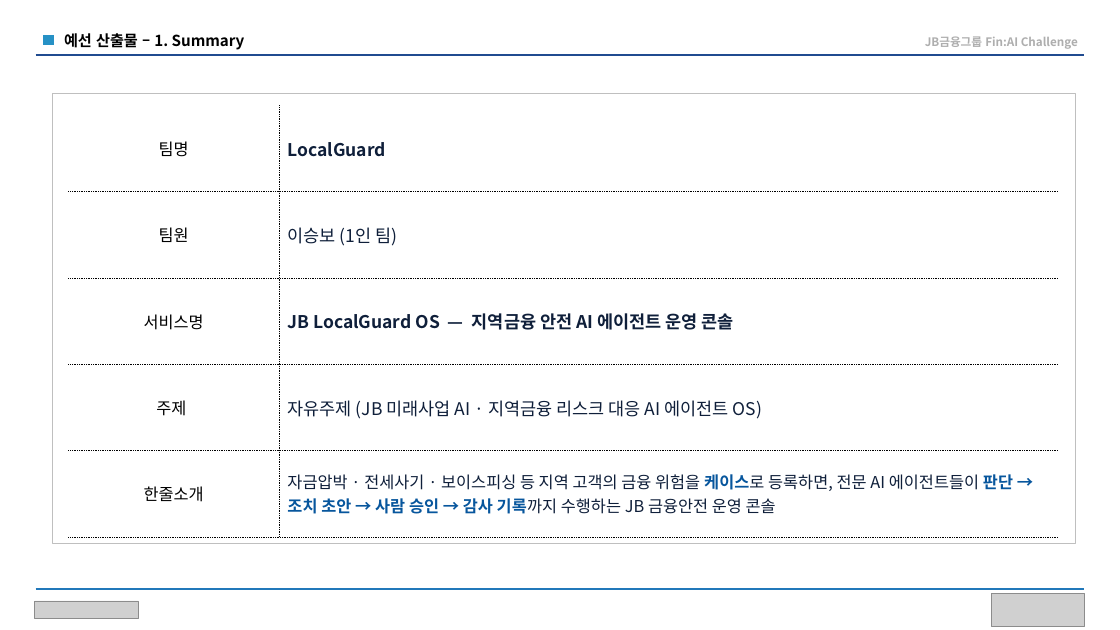
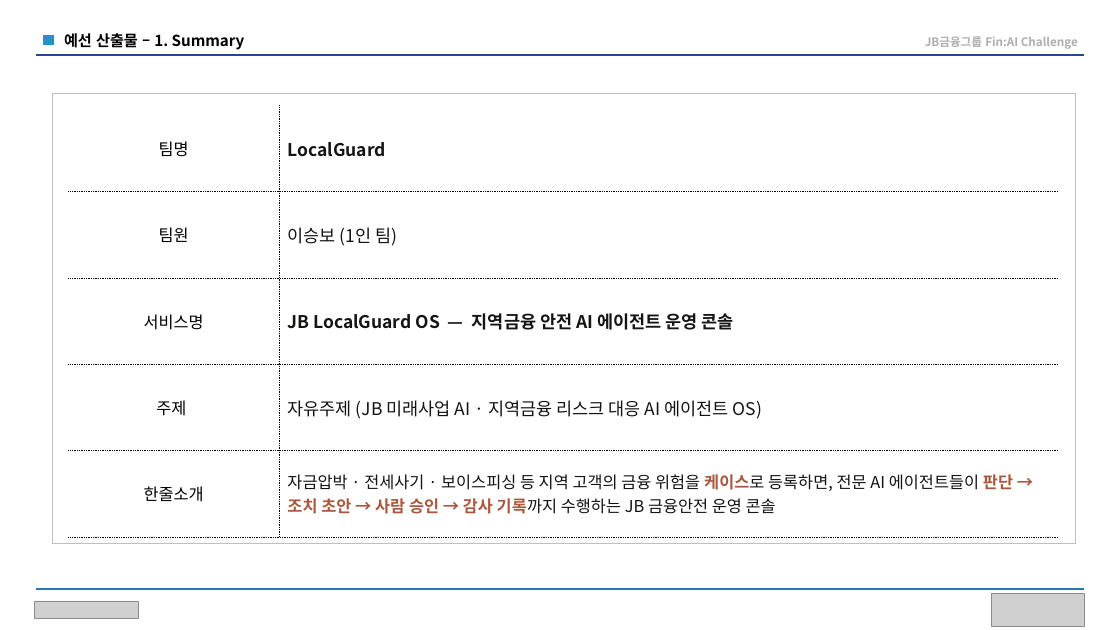
Before and after one commit to LSB-afk/JB-FinAI-Challenge-GoLAB-JByond, a slide deck: slide 2 of 00_제출/발표자료/[LocalGuard] JB금융그룹 Fin AI Challenge MVP제안서.pptx. Drawn at 1120x630 pixels with LibreOffice and Linux fonts; fonts in the diff are those of the drawing; grey boxes stand for pictures. Boxes give left, top, right and bottom in pixels: in the first picture for what was removed or moved away, otherwise in the second. Text is boxed around its words. In the diff, an @@ line names an element or a change of style, - is before the commit and + after.

```diff
--- a/00_제출/발표자료/[LocalGuard] JB금융그룹 Fin AI Challenge MVP제안서.pptx
+++ b/00_제출/발표자료/[LocalGuard] JB금융그룹 Fin AI Challenge MVP제안서.pptx
@@ table at (x1=68, y1=105, x2=1059, y2=537) @@
@@ text colour #0F1F3A to #141413 in "LocalGuard", "이승보 (1인 팀)", "JB LocalGuard OS — 지역금융 안전 AI ...", "자유주제 (JB 미래사업 AI · 지역금융 리스크 ..." and 1 more places @@
@@ text colour #07569D to #A9583E in "케이스로 판단 → 조치 초안 → 사람 ..." @@
```
Also in this commit, not shown: 7 other slides changed, 5 other files.
